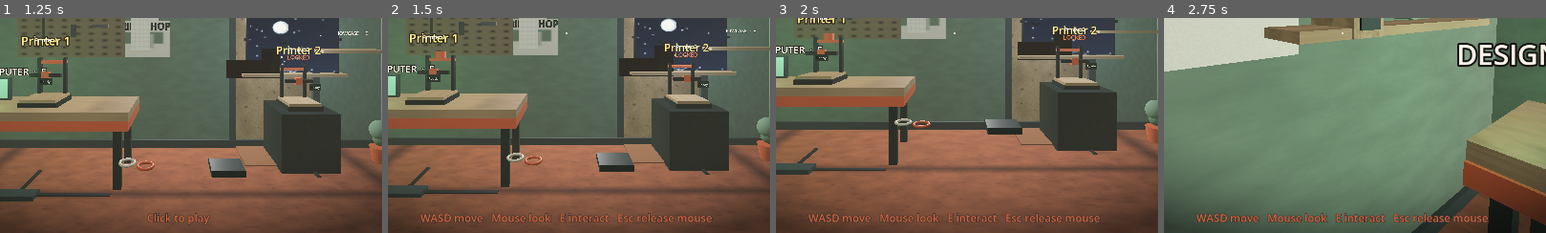
Above: before the commit, frames 1-4 (left to right).
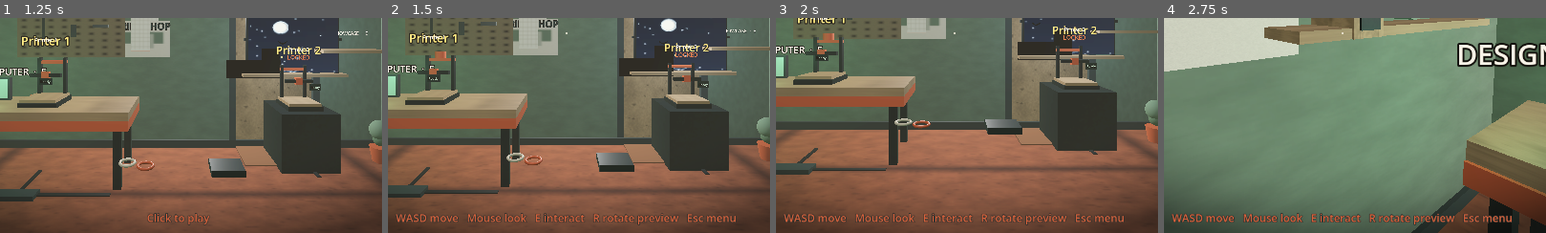
Above: after the commit, the same moments.

Repository: jiracipika/printshop-sim
Game: Godot game, scene res://scenes/Main.tscn
The game is run twice, just before and just after one commit, with the same random seed, the same clock (stepped at 60 frames per second) and the same inputs.
Inputs (mouse positions are % of the whole screen's width and height, from its top left):
- Up to frame 1 (1.25 s): click "Play" at 0.5 s
- Up to frame 2 (1.5 s): tap Enter (ui_accept) at 1.25 s; move the mouse to (72, 45) at 1.27 s; hold D (move_right) from 1.28 s (still down); tap E (interact) at 1.35 s; click (72, 45) at 1.42 s
- Up to frame 3 (2 s): keep holding D (move_right); tap Enter (ui_accept) at 1.52 s; tap R at 1.55 s
- Up to frame 4 (2.75 s): tap Enter (ui_accept) at 2, 2.27 s; move the mouse to (45, 50) at 2.02 s; release D (move_right) at 2.03 s; hold W (move_forward) from 2.03 s (still down); tap R at 2.1 s; click (45, 50) at 2.17 s; tap E (interact) at 2.3 s
The pictures show only the part of the screen within x 27-77%, y 46-96%; the shares and areas given below are measured in that part.

Frame 1 is identical in both runs. In frame 2, 1.9% of the frame differs, in the area x 2-91%, y 90-97%; in frame 3, 1.9%; in frame 4, 2.1%.

Commit message:
feat: separate print orientation selection from confirmation

Diff:
--- a/scripts/Main.gd
+++ b/scripts/Main.gd
@@ -2542,8 +2542,15 @@
 
 ## One dispatcher for E, touch Interact and gamepad A. Held items use the
 ## station actions before placement; empty hands retain aimed-grab priority.
+func _gameplay_input_active() -> bool:
+	return not paused and (get_mouse_locked() or (touch_controls.effective_enabled()
+		and touch_controls.is_motion_enabled()) or _has_gamepad())
+
+func _has_gamepad() -> bool:
+	return not Input.get_connected_joypads().is_empty()
+
 func _try_grab_or_place() -> void:
-	if paused or (not get_mouse_locked() and not touch_controls.is_motion_enabled()):
+	if not _gameplay_input_active():
 		return
 	if held != null:
 		_try_interact()
@@ -2679,6 +2686,7 @@
 	# Mobile touch overlay (visibility follows effective_enabled()).
 	touch_controls = TouchControls.new()
 	touch_controls.interact_pressed.connect(_on_touch_interact)
+	touch_controls.rotate_pressed.connect(_cycle_prep)
 	touch_controls.pause_requested.connect(_on_touch_pause)
 	touch_controls.resume_requested.connect(_on_touch_resume)
 	add_child(touch_controls)
@@ -2804,6 +2812,8 @@
 			_route_escape()
 		elif event.physical_keycode == KEY_E:
 			_try_grab_or_place()
+		elif event.physical_keycode == KEY_R:
+			_cycle_prep()
 		elif event.physical_keycode == KEY_F2:
 			_toggle_photo_mode()
 	elif event is InputEventJoypadButton and event.pressed:
@@ -2813,6 +2823,8 @@
 		match event.button_index:
 			JOY_BUTTON_A:
 				_try_grab_or_place()
+			JOY_BUTTON_X:
+				_cycle_prep()
 			JOY_BUTTON_B:
 				_route_escape()
 			JOY_BUTTON_Y:
@@ -2830,9 +2842,9 @@
 		captured = true
 		paused = false
 		_set_reticle(true)
-		_prompt.text = "WASD move   Mouse look   E interact   Esc release mouse"
+		_prompt.text = "WASD move   Mouse look   E interact   R rotate preview   Esc menu"
 		if Input.get_connected_joypads().size() > 0:
-			_prompt.text += "   ·   Gamepad: stick move/look, A interact, Start menu"
+			_prompt.text += "   ·   Gamepad: stick move/look, A interact, X rotate, Start menu"
 	elif event is InputEventMouseMotion and get_mouse_locked():
 		var mm := event as InputEventMouseMotion
 		var sens := _mouse_sens()
@@ -2911,9 +2923,7 @@
 			_prompt.text = ""
 	if _player == null:
 		return
-	var touch_active := touch_controls != null and touch_controls.effective_enabled() and touch_controls.is_motion_enabled()
-	var pad_active := Input.get_connected_joypads().size() > 0
-	if paused or (not get_mouse_locked() and not touch_active and not pad_active):
+	if not _gameplay_input_active():
 		# Paused (Esc/focus loss) or browser took pointer lock away: no
 		# movement, no simulation, and latched inputs are dropped.
 		drop_motion_inputs()
@@ -4164,23 +4174,51 @@
 func _write_prep_to_sim_focus(eval: Dictionary) -> void:
 	_write_prep_to_sim(eval, _focus)
 
-## E while a machine's contract is PREPARING: first press previews an
-## orientation, second press confirms (charges materials, starts the print).
-## An invalid preview (e.g. flat side on a stability part) can't be confirmed —
-## E cycles on instead. Insufficient funds returns the job to the board.
+## Rotate and confirm share an eligible nearby machine, never a stale _focus.
+func _prep_target() -> int:
+	if not _gameplay_input_active() or held != null:
+		return -1
+	if _near_counter() or _near_crate() or _near_radio() \
+			or _current_grabbable() != null or _aimed_design_computer():
+		return -1
+	var idx := _printer_index_near()
+	if idx < 0 or not upgrades.machine_unlocked(idx):
+		return -1
+	var m := _machine(idx)
+	var c: Contract = m.get("contract")
+	return idx if c != null and c.state == Contract.State.PREPARING \
+		and m.get("sim").state == PrintSim.State.IDLE else -1
+
+func _cycle_prep() -> void:
+	var idx := _prep_target()
+	if idx < 0:
+		return
+	var m := _machine(idx)
+	m["orient"] = (int(m.get("orient")) + 1) % PrepSystem.orientations().size()
+	m["orient_pending"] = true
+	_focus = idx
+	_show_prep_preview_for(idx)
+
+func _prep_controls_hint(valid: bool = true) -> String:
+	if touch_controls.effective_enabled():
+		return "Interact confirm · Rotate" if valid else "Rotate to choose another orientation"
+	if _has_gamepad():
+		return "[A] Confirm · [X] Rotate" if valid else "[X] Rotate to choose another orientation"
+	return "[E] Confirm · [R] Rotate" if valid else "[R] Rotate to choose another orientation"
+
+## E previews the current selection (upright on accept), then confirms it.
+## Only Rotate changes orientation; rejected confirmation never changes stock.
 func _prep_on(idx: int) -> void:
 	var m := _machine(idx)
 	var c: Contract = m.get("contract")
 	if c == null or c.state != Contract.State.PREPARING:
 		return
 	if not bool(m.get("orient_pending")):
-		m["orient"] = (int(m.get("orient")) + 1) % PrepSystem.orientations().size()
 		m["orient_pending"] = true
 		_show_prep_preview_for(idx)
 		return
 	var eval := _prep_eval(c, _orientation_name_for(idx))
 	if not eval.get("valid", false):
-		m["orient"] = (int(m.get("orient")) + 1) % PrepSystem.orientations().size()
 		_show_prep_preview_for(idx)
 		return
 	# Filament is the material: the print consumes the prep estimate from the
@@ -4222,11 +4260,11 @@
 	var orient := _orientation_name_for(idx)
 	var eval := _prep_eval(c, orient)
 	if not eval.get("valid", false):
-		_set_prompt("%s: %s — [E] cycle" % [orient, eval.reason])
-		return
-	_set_prompt("%s: %d%% supports, ~%dg, risk %s — [E] cycle, [E] again to confirm" % [
+		_set_prompt("%s: %s — %s" % [orient, eval.reason, _prep_controls_hint(false)])
+		return
+	_set_prompt("%s: %d%% supports, ~%dg, risk %s — %s" % [
 		orient, roundi(float(eval.support_need) * 100.0),
-		int(eval.estimated_material_g), PrepSystem.risk_level(eval)])
+		int(eval.estimated_material_g), PrepSystem.risk_level(eval), _prep_controls_hint()])
 	if debug_panel != null:
 		debug_panel.orientation_in_use = orient
 
@@ -4507,11 +4545,8 @@
 	return "%d.%02d" % [cents / 100, absi(cents) % 100]
 
 func _try_interact() -> void:
-	if paused:
-		return
-	# Desktop requires pointer lock; mobile requires touch motion active
-	# (resume state). Either gameplay-active path may interact.
-	if not get_mouse_locked() and not touch_controls.is_motion_enabled():
+	# Match movement's active-input gate, including gamepad-only play.
+	if not _gameplay_input_active():
 		return
 	# Holding a part at the finishing bench (v0.34.0): one vapor-smooth
 	# pass per part, bumping its grade one letter before it is packed.
@@ -4854,6 +4889,8 @@
 
 func _update_hud() -> void:
 	_set_reticle(paused == false)
+	var prep_idx := _prep_target()
+	touch_controls.set_rotate_available(prep_idx >= 0)
 	var lines: Array[String] = []
 	var version_label: String = "Print Shop Sim"
 	if Engine.has_singleton("Version") or get_node_or_null("/root/Version") != null:
@@ -4900,12 +4937,15 @@
 					lines.append("Prep: %s — %d%% supports · ~%dg · risk %s" % [
 						orient, roundi(float(eval.support_need) * 100.0),
 						int(eval.estimated_material_g), PrepSystem.risk_level(eval)])
-					lines.append("[E] Confirm · [E] cycle")
+					if prep_idx == mi:
+						lines.append(_prep_controls_hint())
 				else:
 					lines.append("Prep: %s — %s" % [orient, eval.reason])
-					lines.append("[E] cycle")
+					if prep_idx == mi:
+						lines.append(_prep_controls_hint(false))
 			else:
-				lines.append("Prep: [E] preview orientation")
+				var key := "Interact" if touch_controls.effective_enabled() else ("[A]" if _has_gamepad() else "[E]")
+				lines.append("Prep: %s preview orientation" % key)
 	# Waiting walk-in (v0.59.0): one counter line, ONLY while someone waits —
 	# nothing when the counter is quiet, so bot runs never render it.
 	if _counter_service != null and _counter_service.waiting():
--- a/scripts/TouchControls.gd
+++ b/scripts/TouchControls.gd
@@ -35,6 +35,7 @@
 ##                                real user touch (a gesture).
 
 signal interact_pressed
+signal rotate_pressed
 signal pause_requested
 signal resume_requested
 
@@ -68,6 +69,9 @@
 var _interact_panel: Panel
 var _pause_panel: Panel
 var _pause_label: Label
+var _rotate_panel: Panel
+var _rotate_rect := Rect2()
+var _rotate_available := false
 
 func _ready() -> void:
 	layer = 3
@@ -105,6 +109,9 @@
 	var pause := Rect2(
 		Vector2(for_size.x - inset_r - MARGIN - PAUSE_SIZE.x, inset_t + MARGIN),
 		PAUSE_SIZE)
+	var rotate := Rect2(interact.position - Vector2(0, 60), Vector2(96, 48))
+	if rotate.position.y < pause.end.y + 8:
+		rotate.position = interact.position - Vector2(108, 0)
 	var look := Rect2(
 		Vector2(for_size.x * 0.45, inset_t),
 		Vector2(for_size.x * 0.55, for_size.y))
@@ -113,6 +120,7 @@
 		"stick_region": stick_region,
 		"interact": interact,
 		"pause": pause,
+		"rotate": rotate,
 		"look": look,
 	}
 
@@ -129,6 +137,7 @@
 	_stick_region = r.stick_region
 	_interact_rect = r.interact
 	_pause_rect = r.pause
+	_rotate_rect = r.rotate
 	_look_rect = r.look
 
 	if _stick_base != null:
@@ -138,6 +147,8 @@
 		_interact_panel.size = _interact_rect.size
 		_pause_panel.position = _pause_rect.position
 		_pause_panel.size = _pause_rect.size
+		_rotate_panel.position = _rotate_rect.position
+		_rotate_panel.size = _rotate_rect.size
 
 ## --- visuals --------------------------------------------------------------
 
@@ -158,6 +169,16 @@
 	ilabel.mouse_filter = Control.MOUSE_FILTER_IGNORE
 	_interact_panel.add_child(ilabel)
 	add_child(_interact_panel)
+	_rotate_panel = _make_panel(Vector2(96, 48), 12, Color(0.13, 0.17, 0.17, 0.75))
+	var rotate_label := Label.new()
+	rotate_label.text = "Rotate"
+	rotate_label.set_anchors_preset(Control.PRESET_FULL_RECT)
+	rotate_label.horizontal_alignment = HORIZONTAL_ALIGNMENT_CENTER
+	rotate_label.vertical_alignment = VERTICAL_ALIGNMENT_CENTER
+	rotate_label.mouse_filter = Control.MOUSE_FILTER_IGNORE
+	_rotate_panel.add_child(rotate_label)
+	add_child(_rotate_panel)
+	_rotate_panel.visible = false
 
 	_pause_panel = _make_panel(PAUSE_SIZE, 12, Color(0.13, 0.17, 0.17, 0.55))
 	_pause_label = Label.new()
@@ -186,6 +207,7 @@
 ## motion off releases every finger and clears the axis and pending look.
 func set_motion_enabled(on: bool) -> void:
 	_motion_enabled = on
+	set_rotate_available(_rotate_available)
 	if _pause_label != null:
 		_pause_label.text = "Pause" if on else "Resume"
 	if not on:
@@ -242,6 +264,14 @@
 func interact_rect() -> Rect2:
 	return _interact_rect
 
+func rotate_rect() -> Rect2:
+	return _rotate_rect
+
+func set_rotate_available(on: bool) -> void:
+	_rotate_available = on
+	if _rotate_panel != null:
+		_rotate_panel.visible = on and _motion_enabled
+
 func pause_rect() -> Rect2:
 	return _pause_rect
 
@@ -278,6 +308,9 @@
 			_look_finger = -1
 		return
 	# Press: buttons win first so UI touches never start look or motion.
+	if _rotate_available and _motion_enabled and _rotate_rect.has_point(pos):
+		rotate_pressed.emit()
+		return
 	if _interact_rect.has_point(pos):
 		interact_pressed.emit()
 		return
--- a/tests/economy_test.gd
+++ b/tests/economy_test.gd
@@ -91,9 +91,10 @@
 		"printer ships with a 1500 g spool, untouched before confirm")
 	main._update_hud()
 	_ok("Prep" in main._status.text, "HUD shows prep prompt while PREPARING")
-	main._try_interact()  # first prep press: preview (index advances to tilted)
-	_ok(main.orientation_pending and "tilted" in str(main._prompt.text),
-		"E previews next orientation with estimate")
+	main._try_interact()  # preview the safe default before explicitly rotating
+	_ok(main.orientation_pending and "upright" in str(main._prompt.text),
+		"E previews upright with estimate")
+	main._cycle_prep() # preserve this fixture's intentional tilted risk/material pins
 	_ok(contract.state == Contract.State.PREPARING and not main.sim.is_running(),
 		"preview does not start the print")
 	main._try_interact()  # second prep press: confirm tilted
--- /dev/null
+++ b/tests/fixtures/gamepad_main.gd
@@ -0,0 +1,7 @@
+extends "res://scripts/Main.gd"
+
+## Only platform device discovery is substituted; callbacks remain real.
+var test_pad_connected := false
+
+func _has_gamepad() -> bool:
+	return test_pad_connected
--- /dev/null
+++ b/tests/prep_controls_test.gd
@@ -0,0 +1,193 @@
+extends SceneTree
+
+var checks := 0
+var failures := 0
+var main
+
+func _init() -> void:
+	root.ready.connect(_run)
+
+func _ok(value: bool, label: String) -> void:
+	checks += 1
+	if value:
+		print("ok: " + label)
+	else:
+		failures += 1
+		printerr("FAIL: " + label)
+
+func _key(code: int, pad: bool = false) -> void:
+	var e: InputEvent
+	if pad:
+		e = InputEventJoypadButton.new()
+		e.button_index = code
+	else:
+		e = InputEventKey.new()
+		e.physical_keycode = code
+	e.pressed = true
+	main._unhandled_input(e)
+	e.pressed = false
+	main._unhandled_input(e)
+
+func _touch(rect: Rect2) -> void:
+	var e := InputEventScreenTouch.new()
+	e.index = 7
+	e.position = rect.get_center()
+	e.pressed = true
+	main.touch_controls._unhandled_input(e)
+	e.pressed = false
+	main.touch_controls._unhandled_input(e)
+
+func _at(pos: Vector3) -> void:
+	main._player.global_position = pos
+	main._camera.rotation = Vector3.ZERO
+	main._player.rotation = Vector3.ZERO
+	await physics_frame
+	await physics_frame
+
+func _run() -> void:
+	BrowserSave.clear()
+	# Dynamic load lets Version autoload register before Main's UI compiles.
+	main = load("res://tests/fixtures/gamepad_main.gd").new()
+	root.add_child(main)
+	await physics_frame
+	await physics_frame
+	main.main_menu.close_menu()
+	main.set_physics_process(false)
+	main.paused = false
+	main.captured = true
+	await _at(Vector3(-1.8, 0.3, -1.0))
+	var c := Contract.new()
+	c.id = "Prep-input"
+	c.client = "Prep check"
+	c.model_name = "Stable part"
+	c.layers = 40
+	c.material_cost_cents = 300
+	c.payout_cents = 5000
+	c.deadline_days = 5
+	c.risk_flags = ["stability"]
+	main.job_board._queue.clear()
+	main.job_board._queue.append(c)
+	_key(KEY_E)
+	var m: Dictionary = main._machine(0)
+	var balance: int = main.ledger.balance()
+	var stock: int = m.filament_g
+	_key(KEY_E)
+	_ok(c.state == Contract.State.PREPARING and m.orient == 0 and m.orient_pending,
+		"actual E accepts then previews upright")
+	_ok("[R] Rotate" in main._prompt.text and "[E] Confirm" in main._prompt.text,
+		"preview distinguishes rotate from confirm")
+	for selected in [1, 2, 0]:
+		_key(KEY_R)
+		_ok(m.orient == selected and m.orient_pending, "R selects orientation %d" % selected)
+	_ok(main.ledger.balance() == balance and m.filament_g == stock and not m.sim.is_running(),
+		"rotation never charges, consumes stock or starts print")
+	_key(JOY_BUTTON_X, true)
+	_ok(m.orient == 1, "gamepad X selects tilted")
+	_key(JOY_BUTTON_A, true)
+	_ok(m.sim.is_running() and c.state == Contract.State.PRINTING
+		and main.ledger.balance() == balance - 300, "gamepad A confirms selected preview once")
+	var charged: int = main.ledger.balance()
+	_key(JOY_BUTTON_A, true)
+	_key(KEY_R)
+	_ok(m.orient == 1 and main.ledger.balance() == charged, "running print ignores rotate/double-confirm")
+
+	m.sim.reset()
+	c.state = Contract.State.PREPARING
+	m.orient = 2
+	m.orient_pending = true
+	stock = m.filament_g
+	_key(KEY_E)
+	_ok(m.orient == 2 and m.orient_pending and "Rotate" in main._prompt.text
+		and main.ledger.balance() == charged and m.filament_g == stock,
+		"invalid confirm retains selection and resources")
+	_key(KEY_R)
+	_key(KEY_E)
+	_ok(m.orient == 0 and m.sim.is_running(), "rotate recovers to valid upright confirmation")
+	m.sim.reset()
+	c.state = Contract.State.PREPARING
+	m.orient_pending = true
+	m.filament_g = 0
+	_key(KEY_E)
+	_ok(c.state == Contract.State.PREPARING and "filament" in main._prompt.text, "stock shortfall retains preview")
+	_key(KEY_R)
+	m.filament_g = 5000
+	main.ledger.charge(main.ledger.balance(), "test empty funds")
+	_key(KEY_E)
+	_ok(m.orient == 1 and c.state == Contract.State.PREPARING
+		and main.ledger.balance() == 0 and m.filament_g == 5000, "cash shortfall retains selected preview")
+	main.ledger.credit(5000, "test funds")
+	main.touch_controls.force_enabled = true
+	main.touch_controls.set_motion_enabled(true)
+	var rotations := [0]
+	main.touch_controls.rotate_pressed.connect(func(): rotations[0] += 1)
+	main._update_hud()
+	_ok(main.touch_controls._rotate_panel.visible and "Interact confirm" in main._status.text,
+		"touch rotate button and hints appear only for prep")
+	var fingers: int = main.touch_controls.active_fingers()
+	_touch(main.touch_controls.rotate_rect())
+	_ok(m.orient == 2 and rotations[0] == 1 and main.touch_controls.active_fingers() == fingers,
+		"Rotate touch does not capture a look/move finger")
+	_touch(main.touch_controls.rotate_rect())
+	_touch(main.touch_controls.interact_rect())
+	_ok(m.orient == 0 and m.sim.is_running(), "touch Interact confirms rotated selection")
+	main._update_hud()
+	_ok(not main.touch_controls._rotate_panel.visible, "Rotate hidden once printing")
+	_touch(main.touch_controls.rotate_rect())
+	_ok(rotations[0] == 2, "hidden Rotate cannot emit its action")
+
+	m.sim.reset()
+	c.state = Contract.State.PREPARING
+	m.orient = 0
+	main.paused = true
+	_key(KEY_R)
+	main.paused = false
+	main.captured = false
+	main.touch_controls.set_motion_enabled(false)
+	_key(JOY_BUTTON_X, true)
+	_ok(m.orient == 0, "paused and capture-lost rotation blocked")
+	main.captured = true
+	var spool: Grabbable = main._make_crate_spool("Clay")
+	main.add_child(spool)
+	main._attach_to_hand(spool)
+	_key(KEY_R)
+	_ok(m.orient == 0, "held object blocks rotation")
+	main.held = null
+	spool.queue_free()
+	await _at(Vector3(0, 0.3, 2.5))
+	_key(KEY_R)
+	_ok(m.orient == 0, "out-of-range rotation blocked")
+	main.upgrades.buy("pro_machine")
+	var other: Dictionary = main._machine(1)
+	other.contract = c.duplicate()
+	other.orient = 0
+	await _at(Vector3(1.8, 0.3, -1.4))
+	_key(KEY_R)
+	_ok(other.orient == 1 and m.orient == 0, "Rotate changes nearby printer only")
+	other.contract = null
+	_key(KEY_R)
+	_ok(other.orient == 1, "idle machine without a contract ignores Rotate")
+	await _at(Vector3(-1.8, 0.3, -1.0))
+	main.captured = false
+	main.test_pad_connected = true
+	_key(JOY_BUTTON_X, true)
+	main.paused = true
+	_key(JOY_BUTTON_X, true)
+	_ok(m.orient == 1, "connected-pad input still respects pause")
+	main.paused = false
+	_key(JOY_BUTTON_A, true)
+	_ok(m.orient == 1 and m.sim.is_running(), "gamepad provider route works without mouse capture")
+	main.test_pad_connected = false
+	for size in [Vector2(360, 640), Vector2(640, 360), Vector2(320, 240)]:
+		var r: Dictionary = main.touch_controls.layout_rects(size, 8, 8, 8, 8)
+		_ok(Rect2(Vector2.ZERO, size).encloses(r.rotate)
+			and not r.rotate.intersects(r.interact) and not r.rotate.intersects(r.pause),
+			"Rotate fits and avoids buttons at %s" % size)
+	main.queue_free()
+	c = null
+	m.clear()
+	other.clear()
+	main = null
+	await physics_frame
+	BrowserSave.clear()
+	print("checks=%d failures=%d" % [checks, failures])
+	quit(1 if failures > 0 else 0)
Not shown, added: docs/worker-prep-controls.md
